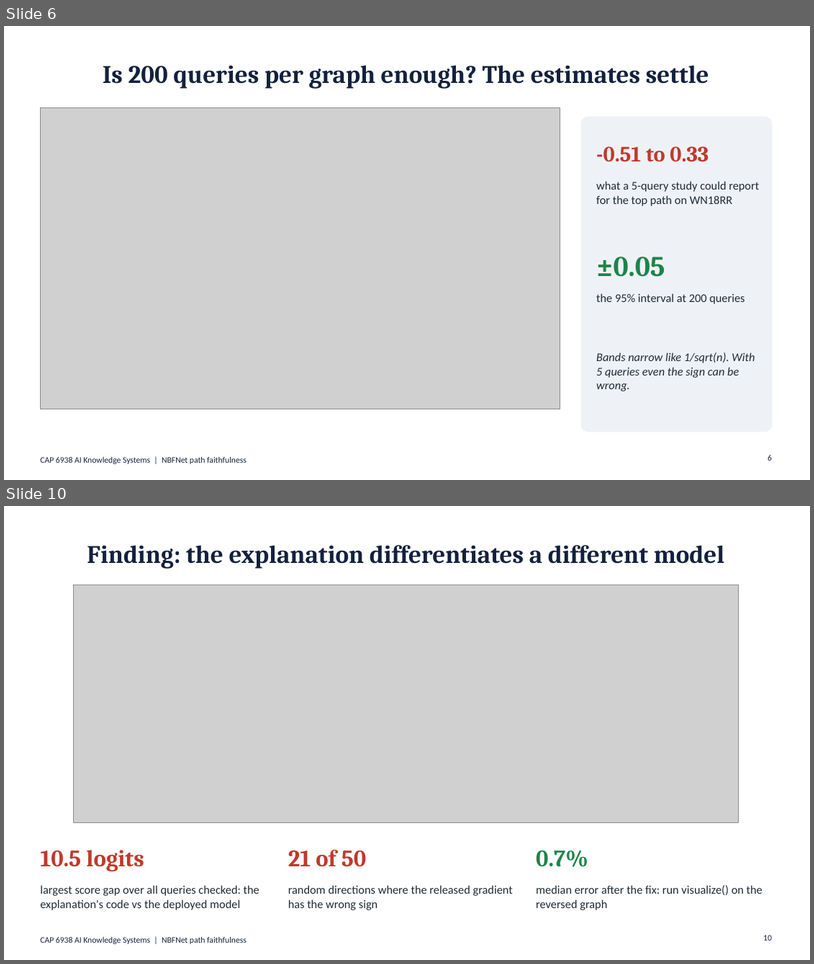
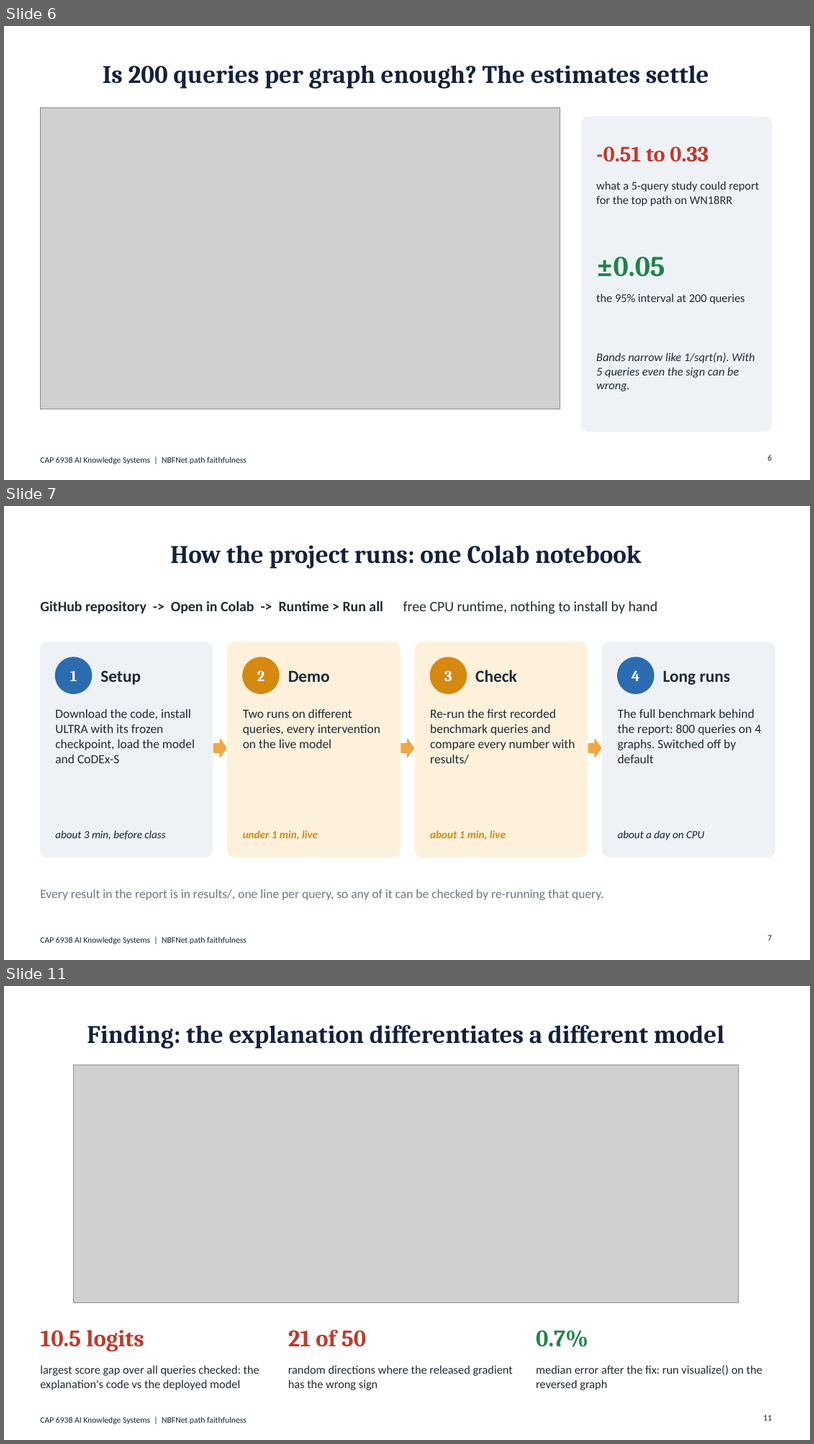
Before and after one commit to shadi97kh/nbfnet-path-faithfulness, a slide deck: presentation/NBFNet_Path_Faithfulness.pptx. Shown one above the other, each under a label of ours: slides 6 and 10 before the commit, slides 6, 7 and 11 after it; the slides between them are not shown. The pictures are 814x964 and 814x1444 pixels, drawn with LibreOffice and Linux fonts; fonts in the diff are those of the drawing; grey boxes stand for pictures. Boxes give left, top, right and bottom in pixels: in the first picture for what was removed or moved away, otherwise in the second. Text is boxed around its words. In the diff, an @@ line names an element or a change of style, - is before the commit and + after.

Commit message:
Make the notebook the one thing to run
Move the notebook to the top level and rewrite its text; fold the benchmark
runner scripts and the Colab baseline jobs into its last section, switched off
by default. Remove the shell scripts, logs, the old Beamer slides and the old
video figures. Update the README and the talk.

```diff
--- a/presentation/NBFNet_Path_Faithfulness.pptx
+++ b/presentation/NBFNet_Path_Faithfulness.pptx
@@ slide 7 added at [4, 506, 810, 960], background #FFFFFF; not listed: 1 template element that a slide beside it also shows @@
@@ title added at [170, 545, 641, 568], 30 pt, text #14213D, bold @@
+How the project runs: one Colab notebook
@@ text added at [40, 601, 658, 614], 17 pt, text #1F2933, bold @@
+GitHub repository -> Open in Colab -> Runtime > Run all free CPU runtime, nothing to install by hand
@@ rounded rectangle added at [40, 642, 213, 857], fill #EEF2F7, outline #EEF2F7 1 pt @@
@@ rounded rectangle added at [228, 642, 400, 857], fill #FDF1DC, outline #FDF1DC 1 pt @@
@@ rounded rectangle added at [415, 642, 588, 857], fill #FDF1DC, outline #FDF1DC 1 pt @@
@@ rounded rectangle added at [603, 642, 775, 857], fill #EEF2F7, outline #EEF2F7 1 pt @@
@@ ellipse added at [55, 657, 92, 693], fill #2B6CB0, outline #2B6CB0 1 pt @@
@@ text added at [70, 671, 77, 681], 18 pt, text #FFFFFF, bold @@
+1
@@ text added at [100, 670, 141, 685], 20 pt, text #1F2933, bold @@
+Setup
@@ ellipse added at [243, 657, 279, 693], fill #D68910, outline #D68910 1 pt @@
@@ text added at [257, 670, 265, 681], 18 pt, text #FFFFFF, bold @@
+2
@@ text added at [288, 671, 330, 682], 20 pt, text #1F2933, bold @@
+Demo
@@ ellipse added at [430, 657, 467, 693], fill #D68910, outline #D68910 1 pt @@
@@ text added at [445, 670, 453, 681], 18 pt, text #FFFFFF, bold @@
+3
@@ text added at [476, 669, 517, 682], 20 pt, text #1F2933, bold @@
+Check
@@ ellipse added at [618, 657, 654, 693], fill #2B6CB0, outline #2B6CB0 1 pt @@
@@ text added at [632, 670, 640, 681], 18 pt, text #FFFFFF, bold @@
+4
@@ text added at [664, 671, 731, 685], 20 pt, text #1F2933, bold @@
+Long runs
@@ text added at [55, 709, 195, 763], 15 pt, text #1F2933 @@
+Download the code, install ULTRA with its frozen checkpoint, load the model and CoDEx-S
@@ text added at [243, 709, 381, 748], 15 pt, text #1F2933 @@
+Two runs on different queries, every intervention on the live model
@@ text added at [430, 709, 576, 764], 15 pt, text #1F2933 @@
+Re-run the first recorded benchmark queries and compare every number with results/
@@ text added at [618, 709, 761, 763], 15 pt, text #1F2933 @@
+The full benchmark behind the report: 800 queries on 4 graphs. Switched off by default
@@ right arrow added at [214, 739, 226, 757], fill #F2A541, outline #F2A541 1 pt @@
@@ right arrow added at [401, 739, 414, 757], fill #F2A541, outline #F2A541 1 pt @@
@@ right arrow added at [589, 739, 602, 757], fill #F2A541, outline #F2A541 1 pt @@
@@ text added at [55, 830, 165, 839], 13 pt, text #14213D, italic @@
+about 3 min, before class
@@ text added at [243, 830, 318, 839], 13 pt, text #D68910, bold, italic @@
+under 1 min, live
@@ text added at [430, 830, 506, 839], 13 pt, text #D68910, bold, italic @@
+about 1 min, live
@@ text added at [618, 830, 705, 840], 13 pt, text #14213D, italic @@
+about a day on CPU
@@ text added at [40, 889, 604, 900], 15 pt, text #6B7785 @@
+Every result in the report is in results/, one line per query, so any of it can be checked by re-running that query.
@@ page number added at [768, 934, 772, 940], 10 pt, text #14213D @@
+7
@@ what was slide 10 is now slide 11 @@
@@ page number at [764, 1414, 772, 1420]: text changed @@
-10
+11
```
Also in this commit, not shown: 4 slides changed, 1 other slide added, 1 slide removed, 34 other files.
